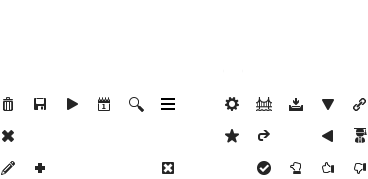
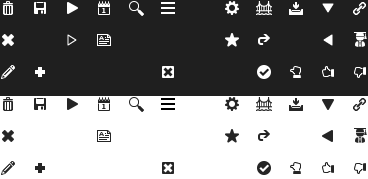
Before/after of a 368x179 layered artwork. What changed in the layer stack:
added layer "document_orientation_landscape" in group "white" over bbox(98, 34, 111, 45)
added layer "document_orientation_landscape_black" in group "black" over bbox(97, 130, 111, 142)
showed "White" over bbox(0, 0, 368, 142)
